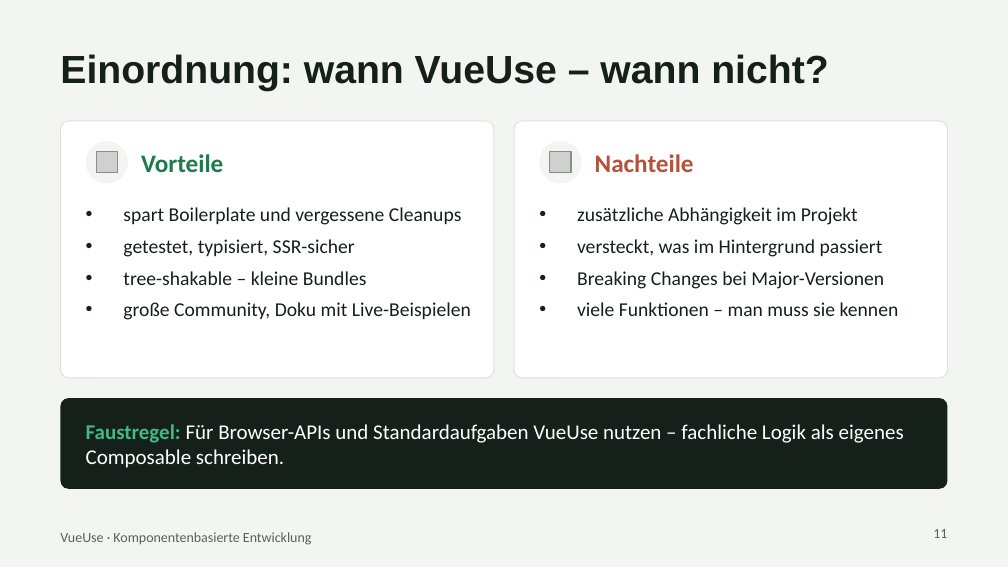
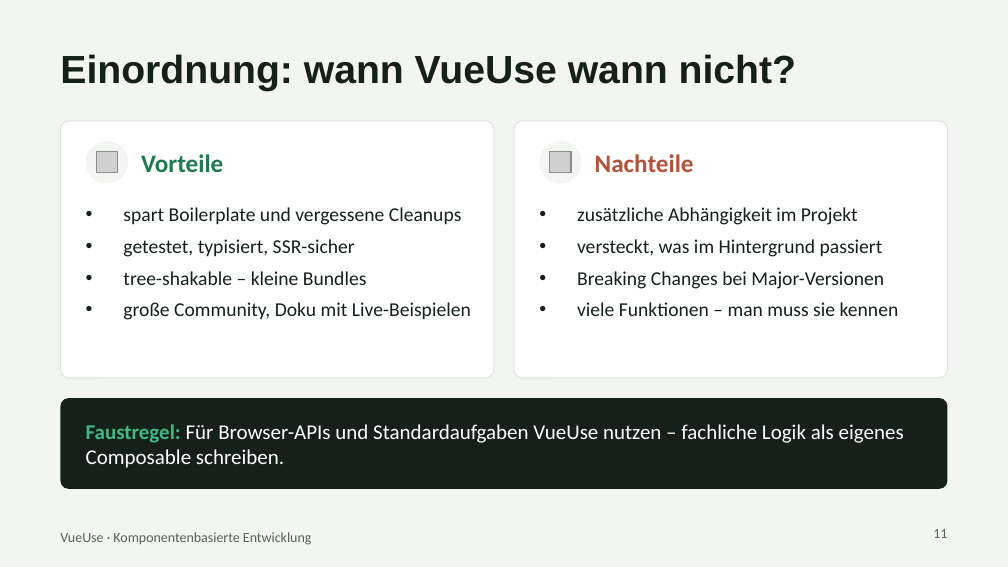
Before and after one commit to Akcanmuhammedhakan/VueUse, a slide deck: slide 11 of praesentation/VueUse_Akcan.pptx. Drawn at 1008x567 pixels with LibreOffice and Linux fonts; fonts in the diff are those of the drawing; grey boxes stand for pictures. Boxes give left, top, right and bottom in pixels: in the first picture for what was removed or moved away, otherwise in the second. Text is boxed around its words. In the diff, an @@ line names an element or a change of style, - is before the commit and + after.

```diff
--- a/praesentation/VueUse_Akcan.pptx
+++ b/praesentation/VueUse_Akcan.pptx
@@ title at (60,54,796,91): text changed @@
-Einordnung: wann VueUse – wann nicht?
+Einordnung: wann VueUse wann nicht?
```
Also in this commit, not shown: 3 other slides changed, 1 other file.
